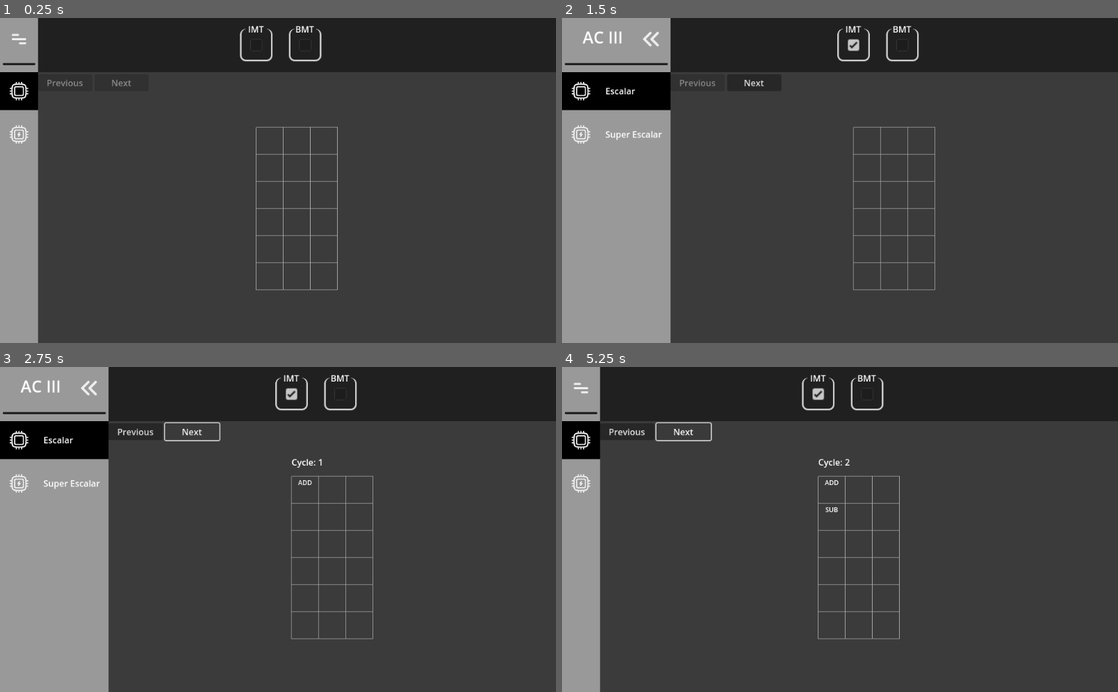
Above: before the commit, frames 1-4 (two rows, left to right).
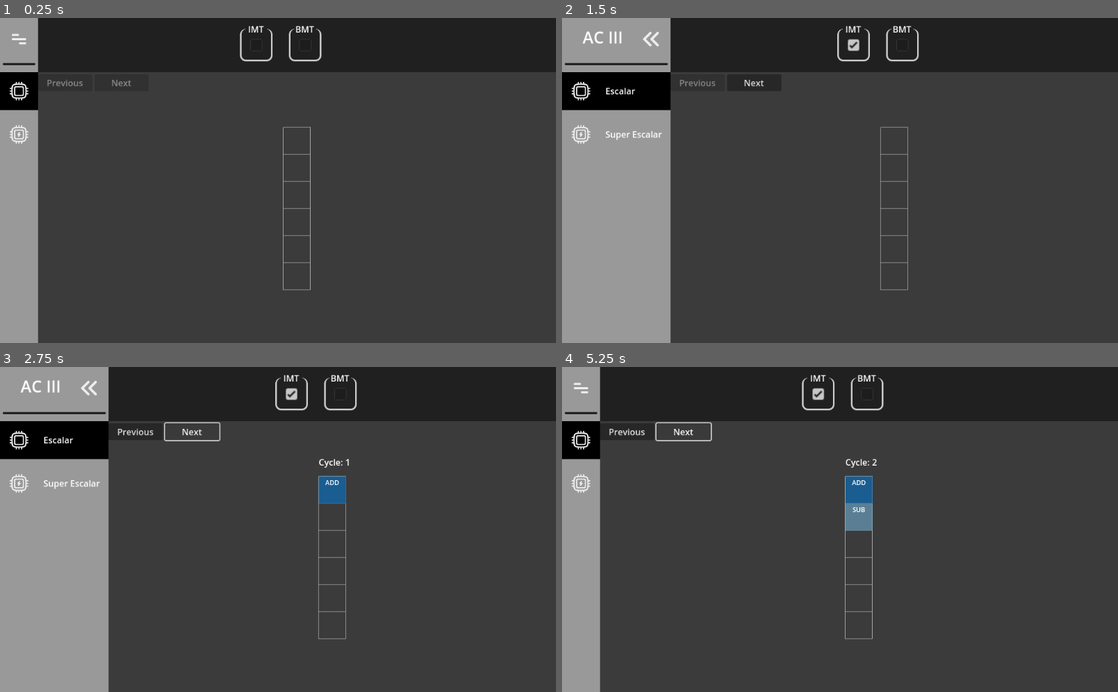
Above: after the commit, the same moments.

Repository: FernandoCsm-Knight/SMT-Simulator
Game: Godot game, scene res://main_scene.tscn
Two runs of this game, one before a commit and one after it. Both use one fixed random seed, a clock stepped at 60 frames per second and the inputs below.
Inputs (mouse positions are in pixels of both pictures, inside the frame that each line leads up to):
- Up to frame 1 (0.25 s): no input
- Up to frame 2 (1.5 s): click (578, 37) at 0.5 s; click (851, 44) at 1.27 s
- Up to frame 3 (2.75 s): click "Next" at 2 s
- Up to frame 4 (5.25 s): click "Next" at 2.75 s; click "Previous" at 3.5 s; click (650, 386) at 4.25 s; click "Next" at 5 s

The runs differ from the first frame. In frame 1, 0.3% of the frame differs, in the area x 46-61%, y 33-84%; in frame 2, 0.3%; in frame 3, 0.8%; in frame 4, 1.2%, in the area x 46-61%, y 28-84%.

Commit message:
feat: thread colors

Diff:
--- a/control.tscn
+++ /dev/null
@@ -1,17 +0,0 @@
-[gd_scene load_steps=2 format=3 uid="uid://dl7ga66gwotdx"]
-
-[ext_resource type="Script" path="res://panel.gd" id="1_giumn"]
-
-[node name="Control" type="Control"]
-layout_mode = 3
-anchors_preset = 15
-anchor_right = 1.0
-anchor_bottom = 1.0
-grow_horizontal = 2
-grow_vertical = 2
-
-[node name="Panel" type="Panel" parent="."]
-layout_mode = 0
-offset_right = 40.0
-offset_bottom = 40.0
-script = ExtResource("1_giumn")
--- a/panel.gd
+++ /dev/null
@@ -1,5 +0,0 @@
-extends Panel
-
-func _ready() -> void:
-	for i in range(10):
-		print(ResourceUID.create_id())
--- a/scripts/scaling_controller/drawing_area.gd
+++ b/scripts/scaling_controller/drawing_area.gd
@@ -47,14 +47,6 @@
 
 	setup_ui()
 
-func _on_resized():
-	var panel_size = get_rect().size
-	var table_width = block_size * execution_table.units_manager.get_number_of_units()
-	var table_height = block_size * execution_table.clock_range
-	start_pos = Vector2((panel_size.x - table_width) / 2, (panel_size.y - table_height) / 2 )
-	execution_table.set_start_pos(start_pos)
-	queue_redraw()
-
 func setup_ui():
 	button_container = HBoxContainer.new()
 	add_child(button_container)
@@ -93,6 +85,8 @@
 		if current_policy and current_architecture != Globals.ARCHITECTURE.NONE:
 			start_animation()
 
+		_on_resized()
+
 func configure_policy(policy: Policy):
 	if not current_policy or current_policy.get_type() != policy.get_type():
 		reset_state()
@@ -119,9 +113,20 @@
 		update_button_states()
 		queue_redraw()
 
+func _on_resized():
+	var table_width = block_size
+	if current_architecture == Globals.ARCHITECTURE.SUPER:
+		table_width *= execution_table.units_manager.get_number_of_units()
+
+	var panel_size = get_rect().size
+	var table_height = block_size * execution_table.clock_range
+	start_pos = Vector2((panel_size.x - table_width) / 2, (panel_size.y - table_height) / 2 )
+	execution_table.set_start_pos(start_pos)
+	queue_redraw()
+
 func update_button_states():
 	prev_button.disabled = !execution_table.can_go_prev()
 	next_button.disabled = !execution_table.can_go_next()
 
 func _draw():
-	execution_table.draw(self)
+	execution_table.draw(self, current_architecture == Globals.ARCHITECTURE.SUPER)
--- a/scripts/scheduler/execution_table.gd
+++ b/scripts/scheduler/execution_table.gd
@@ -7,7 +7,7 @@
 var visible_instructions: Array
 var animation_index: int = 0
 var original_threads: Array
-var policy: Policy
+var thread_colors: Dictionary = {}
 
 func _init(block_size: int, start_pos: Vector2, clock_range: int = 6) -> void:
 	super(10, clock_range)
@@ -15,6 +15,8 @@
 	self.start_pos = start_pos
 	self.scheduled_instructions = []
 	self.visible_instructions = []
+	self.original_threads = []
+	self.thread_colors.clear()
 
 func set_start_pos(position: Vector2):
 	start_pos = position
@@ -32,6 +34,7 @@
 	visible_instructions.clear()
 	scheduled_instructions.clear()
 	animation_index = 0
+	thread_colors.clear()
 
 func can_go_next() -> bool:
 	return animation_index < scheduled_instructions.size()
@@ -54,9 +57,17 @@
 func schedule(policy: Policy, is_superscalar: bool) -> void:
 	scheduled_instructions = policy.process_instructions(is_superscalar, self)
 
-func draw(drawable: Panel) -> void:
+func generate_thread_color(thread_id: int) -> Color:
+	if thread_colors.has(thread_id):
+		return thread_colors[thread_id]
+
+	var color = Color(fmod(randf(), 1.0), fmod(randf(), 1.0), fmod(randf(), 1.0), 0.7)
+	thread_colors[thread_id] = color
+	return color
+
+func draw(drawable: Panel, is_superscalar: bool) -> void:
 	var panel_size = drawable.get_rect().size
-	var total_width = units_manager.get_number_of_units() * block_size
+	var total_width = units_manager.get_number_of_units() * block_size if is_superscalar else block_size
 	var total_height = clock_range * block_size
 
 	for i in range(clock_range + 1):
@@ -66,18 +77,28 @@
 			Color.DARK_GRAY
 		)
 
-	for i in range(units_manager.get_number_of_units() + 1):
+	var column: int = units_manager.get_number_of_units() + 1 if is_superscalar else 2
+	for i in range(column):
 		drawable.draw_line(
 			Vector2(start_pos.x + i * block_size, start_pos.y),
 			Vector2(start_pos.x + i * block_size, start_pos.y + total_height),
 			Color.DARK_GRAY
 		)
 
+	var pos: Vector2
 	for i in range(visible_instructions.size()):
 		units_manager.reset_columns()
 		for scheduled in visible_instructions[i]:
-			var column: int = units_manager.get_unit_column(scheduled.get_required_unit())
-			var pos = Vector2(start_pos.x + column * block_size, start_pos.y + i * block_size)
+			column = 0
+			if is_superscalar: column = units_manager.get_unit_column(scheduled.get_required_unit())
+			pos = Vector2(start_pos.x + column * block_size, start_pos.y + i * block_size)
+
+			drawable.draw_rect(
+				Rect2(pos, Vector2(block_size, block_size)),
+				generate_thread_color(scheduled.get_thread_id()),
+				true
+			)
+
 			units_manager.set_unit_column(column)
 			scheduled.draw(drawable, pos, Vector2(block_size, block_size))
 
--- a/scripts/scheduler/instruction.gd
+++ b/scripts/scheduler/instruction.gd
@@ -2,6 +2,7 @@
 class_name Instruction
 
 var id: int : get = get_id
+var thread_id: int = -1: get = get_thread_id , set = set_thread_id
 var required_unit: Globals.EXECUTION_UNIT : get = get_required_unit
 var operation: Globals.INSTRUCTIONS
 var write_reg: String
@@ -33,6 +34,12 @@
 func get_id() -> int:
 	return id
 
+func get_thread_id() -> int:
+	return thread_id
+
+func set_thread_id(t_id: int):
+	thread_id = t_id
+
 func draw(drawable: Panel, position: Vector2, block_size: Vector2):
 	var operation_string: String = Globals.INSTRUCTIONS.keys()[operation]
 	var font = ThemeDB.fallback_font
--- a/scripts/scheduler/thread_instructions.gd
+++ b/scripts/scheduler/thread_instructions.gd
@@ -5,10 +5,11 @@
 var thread_id: int: get = get_thread_id
 
 func _init(instructions: Array[Instruction]) -> void:
+	self.thread_id = ResourceUID.create_id()
+
 	for inst in instructions:
+		inst.set_thread_id(thread_id)
 		self.instruction_set.append(inst)
-
-	self.thread_id = ResourceUID.create_id()
 
 func get_thread_id() -> int:
 	return thread_id
